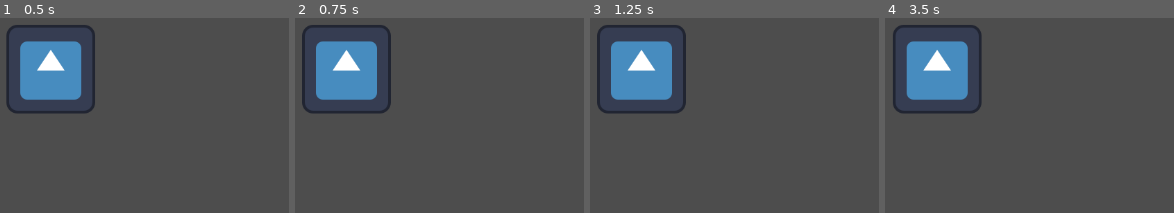
Above: before the commit, frames 1-4 (left to right).
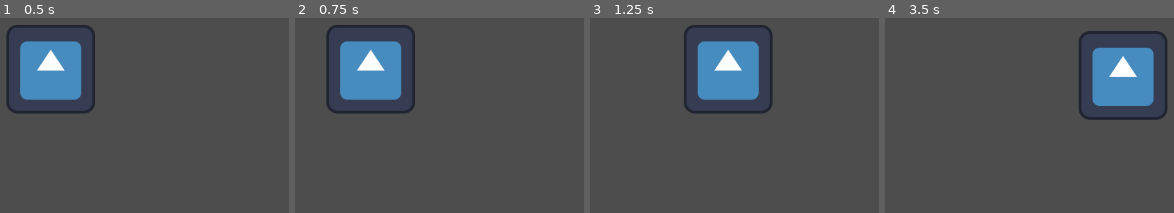
Above: after the commit, the same moments.

Repository: DragonEyeGames/Sushi-House-Shiba-Arcade
Game: Godot game, scene res://main.tscn
Two runs of this game, one before a commit and one after it. Both use one fixed random seed, a clock stepped at 60 frames per second and the inputs below. The project has no main scene, so this scene is started directly. The engine's default icon, where the game draws it, is replaced by a stand-in: a white triangle on a blue panel in a dark square.
Inputs:
- Up to frame 1 (0.5 s): no input
- Up to frame 2 (0.75 s): tap Enter at 0.5 s; hold D (Right) from 0.53 s (still down)
- Up to frame 3 (1.25 s): keep holding D (Right)
- Up to frame 4 (3.5 s): release D (Right) at 1.28 s; hold S (Down) 1.28-2.03 s; hold D (Right) 2.03-2.78 s; hold W (Up) from 2.78 s (still down)

Frame 1 is identical in both runs. In frame 2, 7.7% of the frame differs, in the area x 2-42%, y 3-49%; in frame 3, 16%; in frame 4, 16%, in the area x 2-98%, y 3-53%.

Commit message:
Player Movement
I made the player move properly

Diff:
--- a/player.gd
+++ b/player.gd
@@ -1,11 +1,20 @@
 extends CharacterBody2D
-
+const SPEED = 3
 func _process(delta: float) -> void:
-	if(Input.is_action_just_pressed("Up")):
-		position.y+=1
-	if(Input.is_action_just_pressed("Down")):
-		position.y-=1
-	if(Input.is_action_just_pressed("Left")):
-		position.x-=1
-	if(Input.is_action_just_pressed("Right")):
-		position.x+=1
+	var yChange = 0
+	var xChange = 0
+	if(Input.is_action_pressed("Up")):
+		yChange-=1
+	if(Input.is_action_pressed("Down")):
+		yChange=1
+	if(Input.is_action_pressed("Left")):
+		xChange-=1
+	if(Input.is_action_pressed("Right")):
+		xChange+=1
+	if abs(xChange) == 1 and abs(yChange) == 1:
+		xChange /= sqrt(2)
+		yChange /= sqrt(2)
+	xChange*=SPEED
+	yChange*=SPEED
+	position.x+=xChange
+	position.y+=yChange
